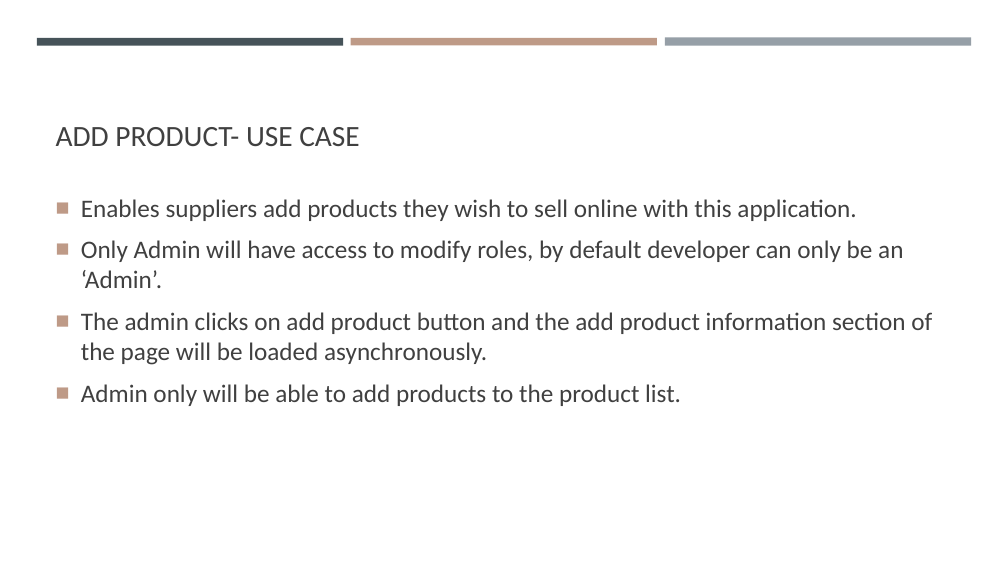
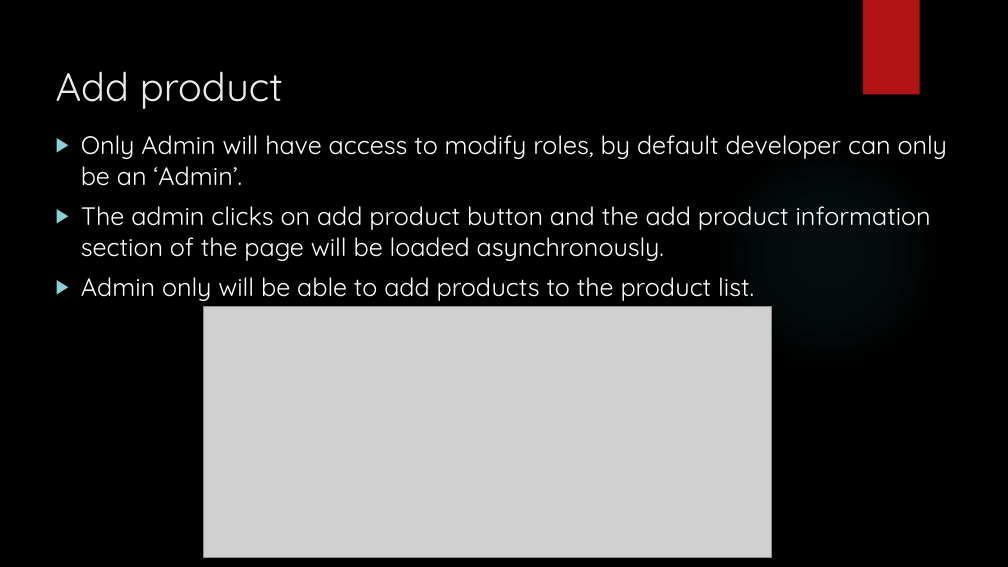
Before and after one commit to Gebrealief/final-wap-project, a slide deck: slide 8 of Wap presentation.pptx. Drawn at 1008x567 pixels with LibreOffice and Linux fonts; fonts in the diff are those of the drawing; grey boxes stand for pictures; background and template pictures are left out. Boxes give left, top, right and bottom in pixels: in the first picture for what was removed or moved away, otherwise in the second. Text is boxed around its words. In the diff, an @@ line names an element or a change of style, - is before the commit and + after.

```diff
--- a/Wap presentation.pptx
+++ b/Wap presentation.pptx
@@ background #FFFFFF to picture (left out) @@
@@ rectangle added at (863,0,920,95), fill #B01513 @@
@@ rectangle removed at (37,38,343,45) @@
@@ title "Add product" at (56,71,283,109): vertical alignment bottom to top @@
@@ rectangle removed at (351,38,657,45) @@
@@ rectangle removed at (665,38,971,46) @@
@@ title at (56,71,283,109): text changed; size 28 to 37.8 pt; font Calibri to Quicksand; text colour #404040 to #EBEBEB @@
-ADD PRODUCT- USE CASE
+Add product
@@ text "Only Admin will have access ...": place and size @@
-text "Only Admin will have access ..." at (81,199,932,406)
+text "Only Admin will have access ..." at (81,135,947,301)
@@ text "Only Admin will have access ..." at (81,135,947,301): font Calibri to Quicksand, text colour #404040 to #FFFFFF; bullet ■ to ▶; bullet colour #BE9A87 to #8AD0D6; vertical alignment middle to top @@
@@ ellipse added at (712,138,944,371), fill gradient #50B9C1 @@
@@ text at (81,199,856,221): paragraph removed @@
-■ Enables suppliers add products they wish to sell online with this application.
@@ picture added at (203,307,771,558) @@
```
Also in this commit, not shown: 9 other slides changed, 3 slides added, 2 slides removed, 25 other files.
